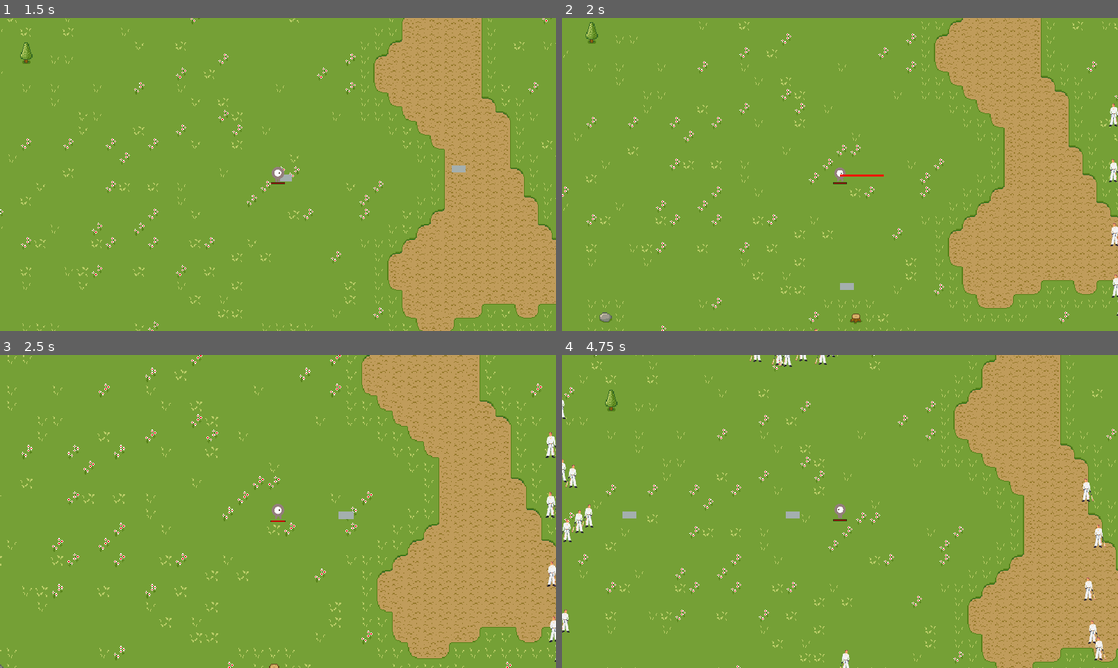
Above: before the commit, frames 1-4 (two rows, left to right).
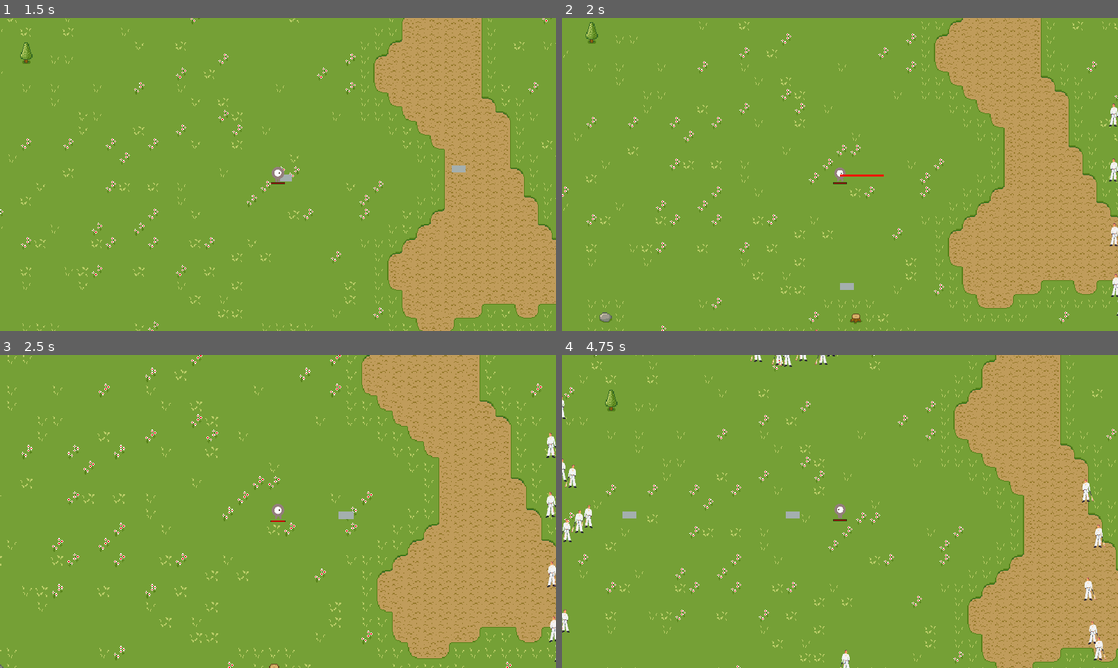
Above: after the commit, the same moments.

Repository: lyquid/ParkingSurvivors
Game: Godot game, scene res://Main.tscn
The game is run twice, just before and just after one commit, with the same random seed, the same clock (stepped at 60 frames per second) and the same inputs.
Inputs (mouse positions are in pixels of both pictures, inside the frame that each line leads up to):
- Up to frame 1 (1.5 s): tap Enter at 0.5 s; move the mouse to (400, 158) at 0.52 s; hold D (move_right) 0.53-1.28 s; hold Mouse wheel up (zoom_in) 0.53-1.28 s; move the mouse to (166, 190) at 1.27 s; hold S (move_down) from 1.28 s (still down); tap Mouse wheel down (zoom_out) at 1.35 s
- Up to frame 2 (2 s): keep holding S (move_down)
- Up to frame 3 (2.5 s): move the mouse to (333, 442) at 2.02 s; release S (move_down) at 2.03 s; hold D (move_right) from 2.03 s (still down); hold Mouse wheel up (zoom_in) from 2.03 s (still down)
- Up to frame 4 (4.75 s): move the mouse to (812, 574) at 2.77 s; release D (move_right) at 2.78 s; release Mouse wheel up (zoom_in) at 2.78 s; hold W (move_up) 2.78-3.53 s; tap Mouse wheel down (zoom_out) at 2.85, 4.35 s; move the mouse to (1006, 558) at 3.52 s; hold Mouse wheel up (zoom_in) 3.53-4.28 s; hold A (move_left) from 3.53 s (still down); move the mouse to (673, 464) at 4.27 s

Frame 1 is identical in both runs. In frame 2, 0.2% of the frame differs, in the area x 45-100%, y 27-100%; in frame 3, 0.1%; in frame 4, 0.5%, in the area x 0-98%, y 0-100%.

Commit message:
Waling animation for the enemy

Diff:
--- a/enemies/Enemy.gd
+++ b/enemies/Enemy.gd
@@ -37,6 +37,7 @@
 	speed = DEFAULT_SKELETON_SPEED
 	damage_label.visible = false
 	damage_label_show_timer.wait_time = DAMAGE_LABEL_SHOW_TIMER
+	hit_animation.play("walk")
 	ia_timer.start()
 
 
@@ -112,6 +113,7 @@
 func _on_StunTimer_timeout():
 	if health > 0.0:
 		stunned = false
+		hit_animation.play("walk")
 
 
 func _on_HitAnimation_animation_finished(anim_name):
--- a/enemies/Enemy.tscn
+++ b/enemies/Enemy.tscn
@@ -11,7 +11,7 @@
 animations = [ {
 "frames": [ ExtResource( 3 ) ],
 "loop": true,
-"name": "walk",
+"name": "stand",
 "speed": 5.0
 } ]
 
@@ -71,6 +71,24 @@
 "values": [ Color( 1, 0, 0, 1 ), Color( 1, 1, 1, 1 ) ]
 }
 
+[sub_resource type="Animation" id=5]
+resource_name = "walk"
+length = 0.8
+loop = true
+step = 0.05
+tracks/0/type = "value"
+tracks/0/path = NodePath("AnimatedSprite:rotation_degrees")
+tracks/0/interp = 1
+tracks/0/loop_wrap = true
+tracks/0/imported = false
+tracks/0/enabled = true
+tracks/0/keys = {
+"times": PoolRealArray( 0, 0.4, 0.8 ),
+"transitions": PoolRealArray( 1, 1, 1 ),
+"update": 0,
+"values": [ -2.0, 2.0, -2.0 ]
+}
+
 [node name="Enemy" type="KinematicBody2D"]
 script = ExtResource( 1 )
 
@@ -79,9 +97,10 @@
 shape = SubResource( 3 )
 
 [node name="AnimatedSprite" type="AnimatedSprite" parent="."]
+rotation = -0.0523599
 scale = Vector2( 0.33, 0.33 )
 frames = SubResource( 2 )
-animation = "walk"
+animation = "stand"
 
 [node name="IATimer" type="Timer" parent="."]
 wait_time = 0.5
@@ -89,6 +108,7 @@
 [node name="HitAnimation" type="AnimationPlayer" parent="."]
 anims/death = SubResource( 4 )
 anims/hit = SubResource( 1 )
+anims/walk = SubResource( 5 )
 
 [node name="StunTimer" type="Timer" parent="."]
 wait_time = 0.5
Not shown: 1 places in enemies/Enemy.tscn that only renumber resources
